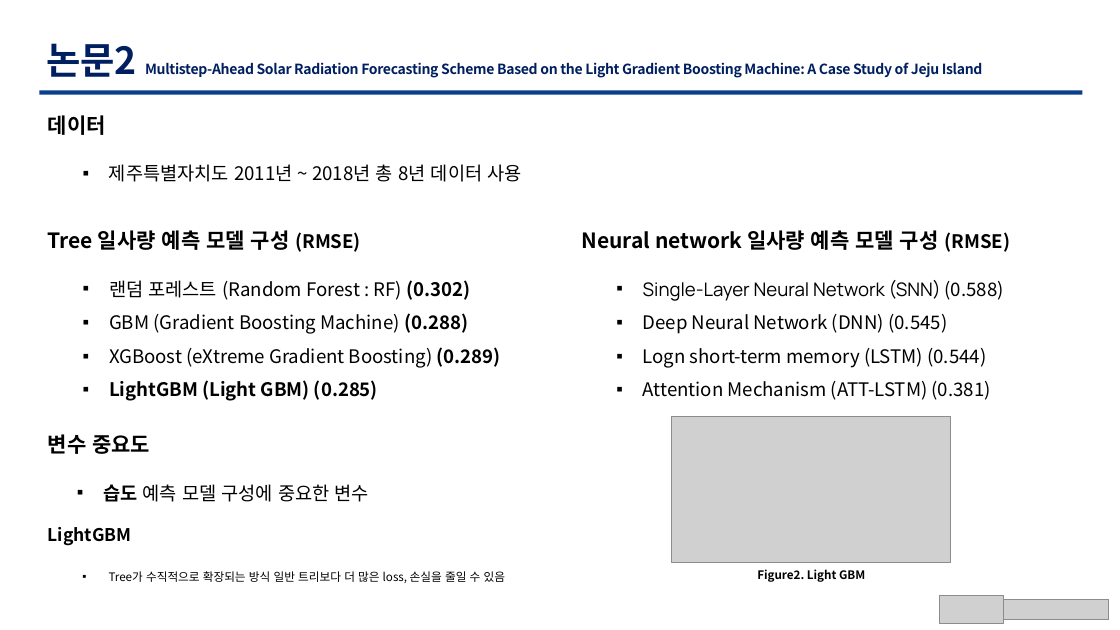
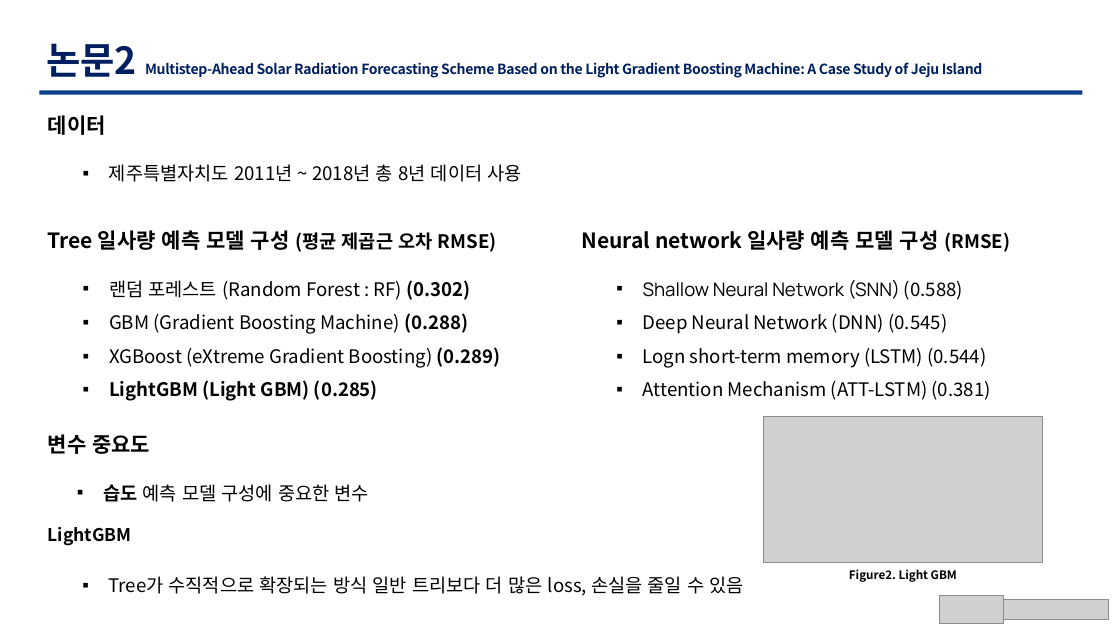
Before and after one commit to TaegyuHan/Solar_radiation_prediction_model, a slide deck: slide 10 of KICS_PT/[KICS] 동향 poster.pptx. Drawn at 1120x630 pixels with LibreOffice and Linux fonts; fonts in the diff are those of the drawing; grey boxes stand for pictures. Boxes give left, top, right and bottom in pixels: in the first picture for what was removed or moved away, otherwise in the second. Text is boxed around its words. In the diff, an @@ line names an element or a change of style, - is before the commit and + after.

```diff
--- a/KICS_PT/[KICS] 동향 poster.pptx
+++ b/KICS_PT/[KICS] 동향 poster.pptx
@@ text at <box>48,230,497,252</box>: text changed @@
-Tree 일사량 예측 모델 구성 (RMSE)
+Tree 일사량 예측 모델 구성 (평균 제곱근 오차 RMSE)
@@ text at <box>643,280,963,300</box>: text changed @@
-▪ Single-Layer Neural Network (SNN) (0.588)
+▪ Shallow Neural Network (SNN) (0.588)
@@ picture: place and size @@
-picture at <box>672,417,951,564</box>
+picture at <box>764,417,1043,564</box>
@@ text "Tree가 수직적으로 확장되는 방식 일반 ..." at <box>109,576,744,596</box>: size 10 to 16 pt @@
@@ text "Figure2. Light GBM": place and size @@
-text "Figure2. Light GBM" at <box>757,569,865,582</box>
+text "Figure2. Light GBM" at <box>849,569,957,582</box>
```
Also in this commit, not shown: 9 other slides changed, 1 other file.
